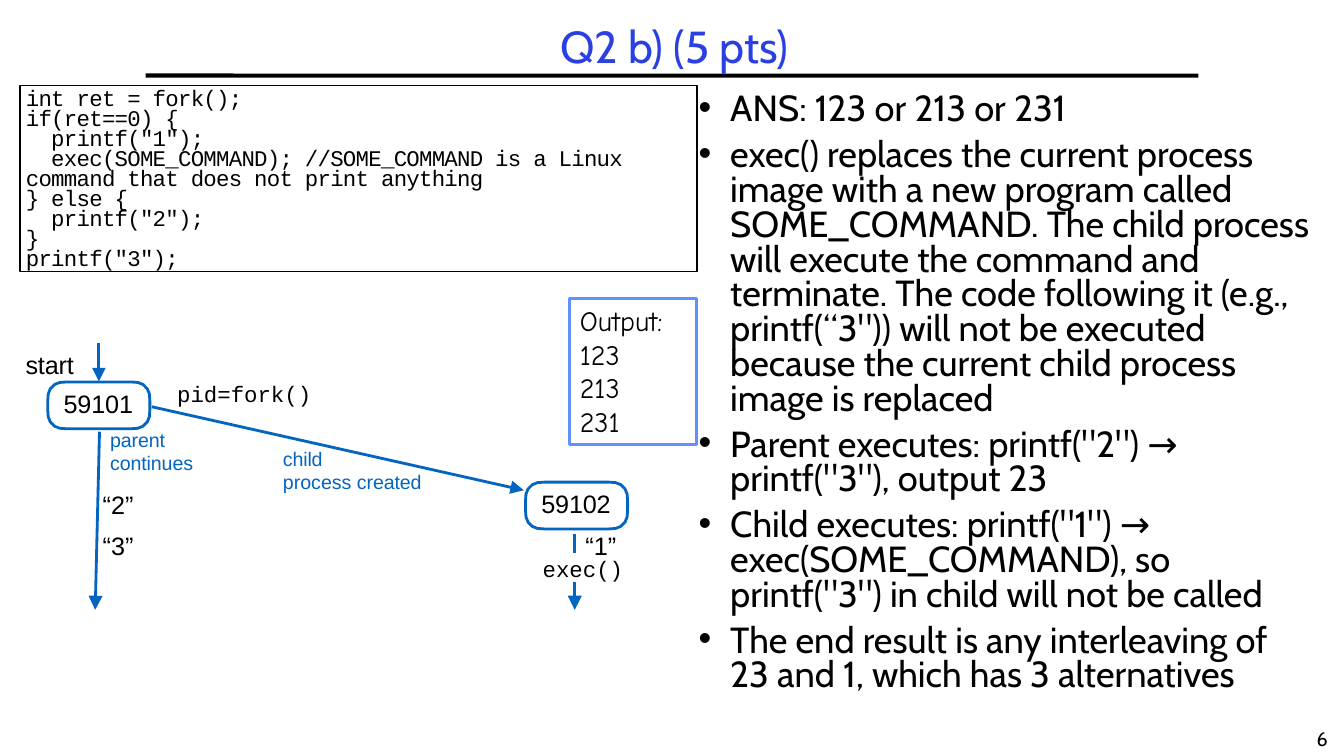
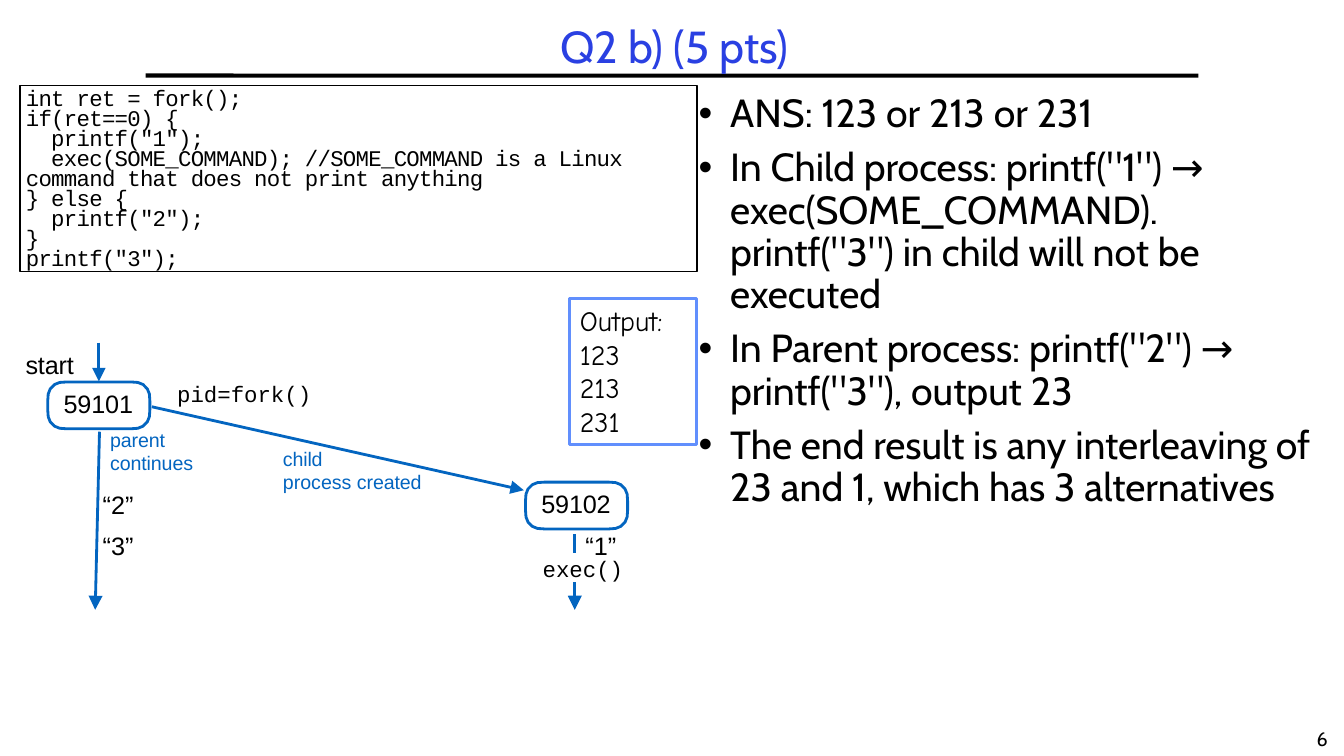
Before and after one commit to guhofstra/CSC256Fa25, a slide deck: slide 6 of PPTs/Exam/CSC112 MidtermExam Sp2025.pptx. Drawn at 1344x756 pixels with LibreOffice and Linux fonts; fonts in the diff are those of the drawing. Boxes give left, top, right and bottom in pixels: in the first picture for what was removed or moved away, otherwise in the second. Text is boxed around its words. In the diff, an @@ line names an element or a change of style, - is before the commit and + after.

```diff
--- a/PPTs/Exam/CSC112 MidtermExam Sp2025.pptx
+++ b/PPTs/Exam/CSC112 MidtermExam Sp2025.pptx
@@ text at bbox=[730, 99, 1310, 505]: size 25.9 to 28 pt in "ANS: 123 or 213 or 231", "The end result is any interleaving of ..."; line spacing 0.8 to 0.9 @@
@@ text at bbox=[730, 151, 1200, 415]: text changed; size 25.9 to 28 pt @@
-• exec() replaces the current process image with a new program called SOME_COMMAND. The child process will execute the command and terminate. The code following it (e.g., printf(“3")) will not be executed because the current child process image is replaced
-• Parent executes: printf("2") → printf("3"), output 23
-• Child executes: printf("1") → exec(SOME_COMMAND), so printf("3") in child will not be called
+• In Child process: printf("1") → exec(SOME_COMMAND). printf("3") in child will not be executed
+• In Parent process: printf("2") → printf("3"), output 23
```
Also in this commit, not shown: 2 other slides changed, 5 other files.
